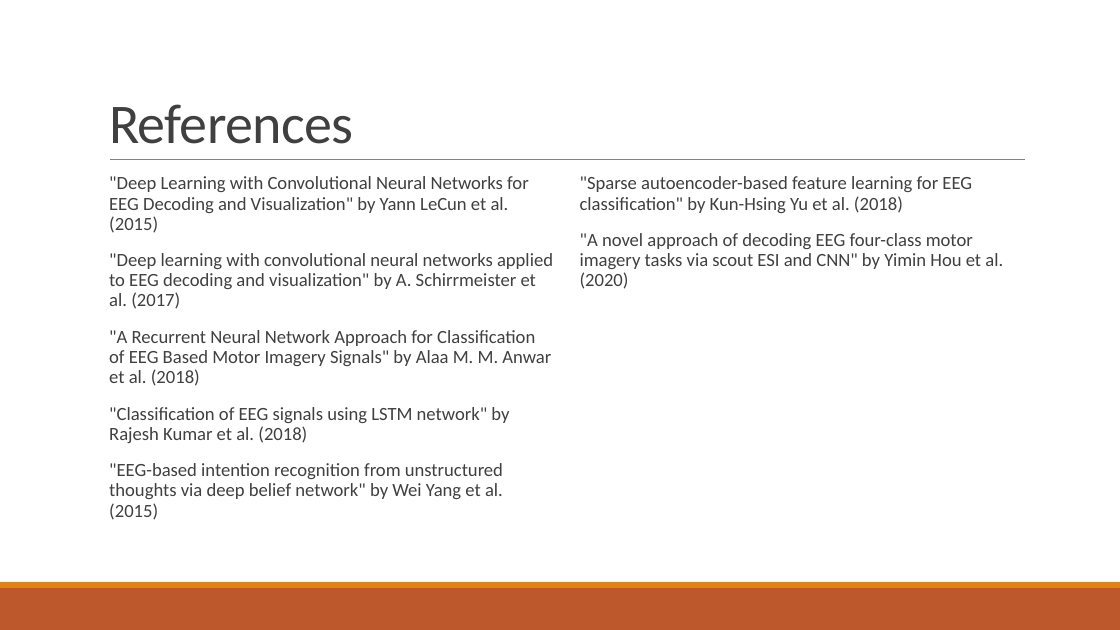
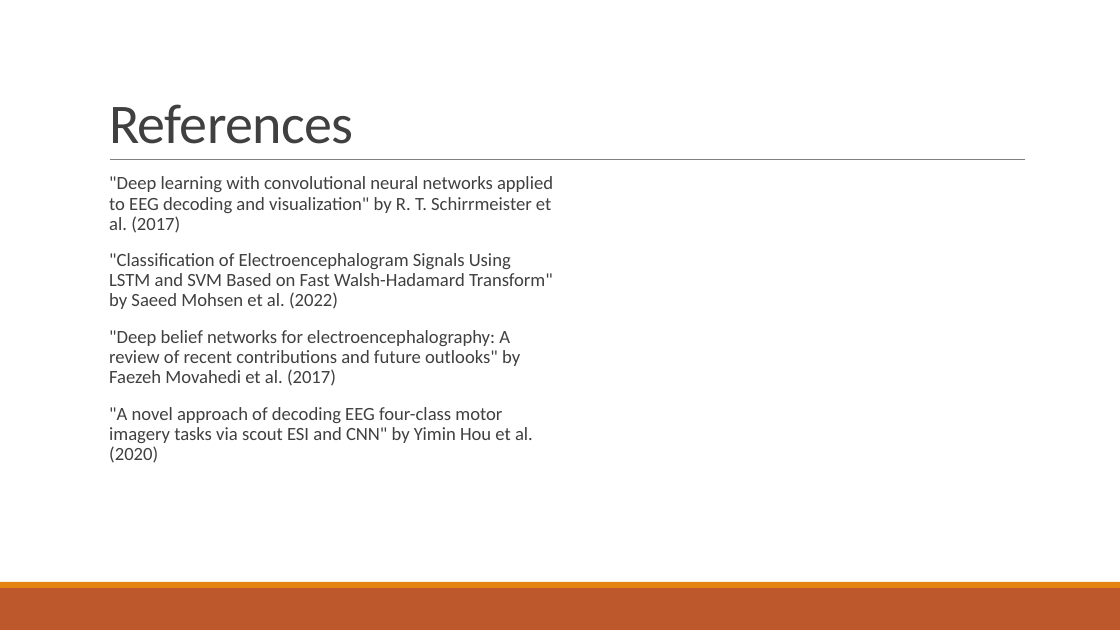
Before and after one commit to ML-course-EEG-team/eeg_ml, a slide deck: slide 12 of 4_presentation/opencampus_presentation.pptx. Drawn at 1120x630 pixels with LibreOffice and Linux fonts; fonts in the diff are those of the drawing. Boxes give left, top, right and bottom in pixels: in the first picture for what was removed or moved away, otherwise in the second. Text is boxed around its words. In the diff, an @@ line names an element or a change of style, - is before the commit and + after.

```diff
--- a/4_presentation/opencampus_presentation.pptx
+++ b/4_presentation/opencampus_presentation.pptx
@@ text at [109, 176, 553, 463]: text changed @@
-  "Deep Learning with Convolutional Neural Networks for EEG Decoding and Visualization" by Yann LeCun et al. (2015)
-  "Deep learning with convolutional neural networks applied to EEG decoding and visualization" by A. Schirrmeister et al. (2017)
-  "A Recurrent Neural Network Approach for Classification of EEG Based Motor Imagery Signals" by Alaa M. M. Anwar et al. (2018)
-  "Classification of EEG signals using LSTM network" by Rajesh Kumar et al. (2018)
-  "EEG-based intention recognition from unstructured thoughts via deep belief network" by Wei Yang et al. (2015)
+  "Deep learning with convolutional neural networks applied to EEG decoding and visualization" by R. T. Schirrmeister et al. (2017)
+  "Classification of Electroencephalogram Signals Using LSTM and SVM Based on Fast Walsh-Hadamard Transform" by Saeed Mohsen et al. (2022)
+  "Deep belief networks for electroencephalography: A review of recent contributions and future outlooks" by Faezeh Movahedi et al. (2017)
+  "A novel approach of decoding EEG four-class motor imagery tasks via scout ESI and CNN" by Yimin Hou et al. (2020)
@@ text removed at [580, 176, 1003, 289] @@
-  "Sparse autoencoder-based feature learning for EEG classification" by Kun-Hsing Yu et al. (2018)
-  "A novel approach of decoding EEG four-class motor imagery tasks via scout ESI and CNN" by Yimin Hou et al. (2020)
```
Also in this commit, not shown: 1 other slide changed.
